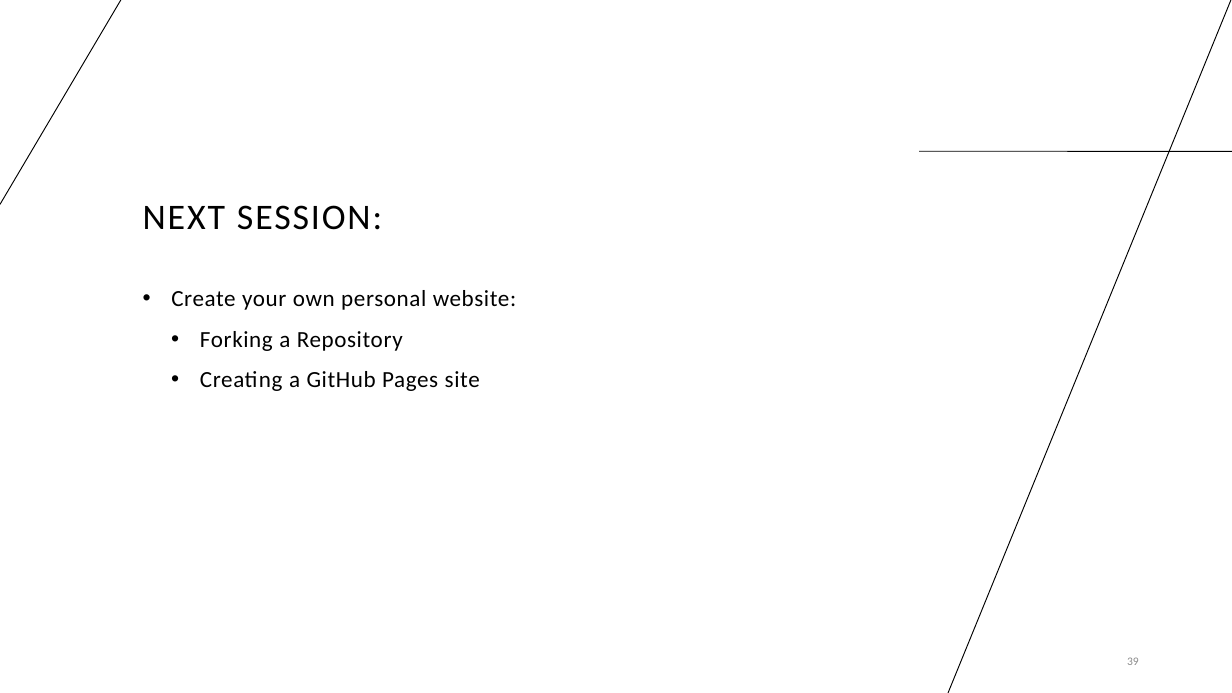
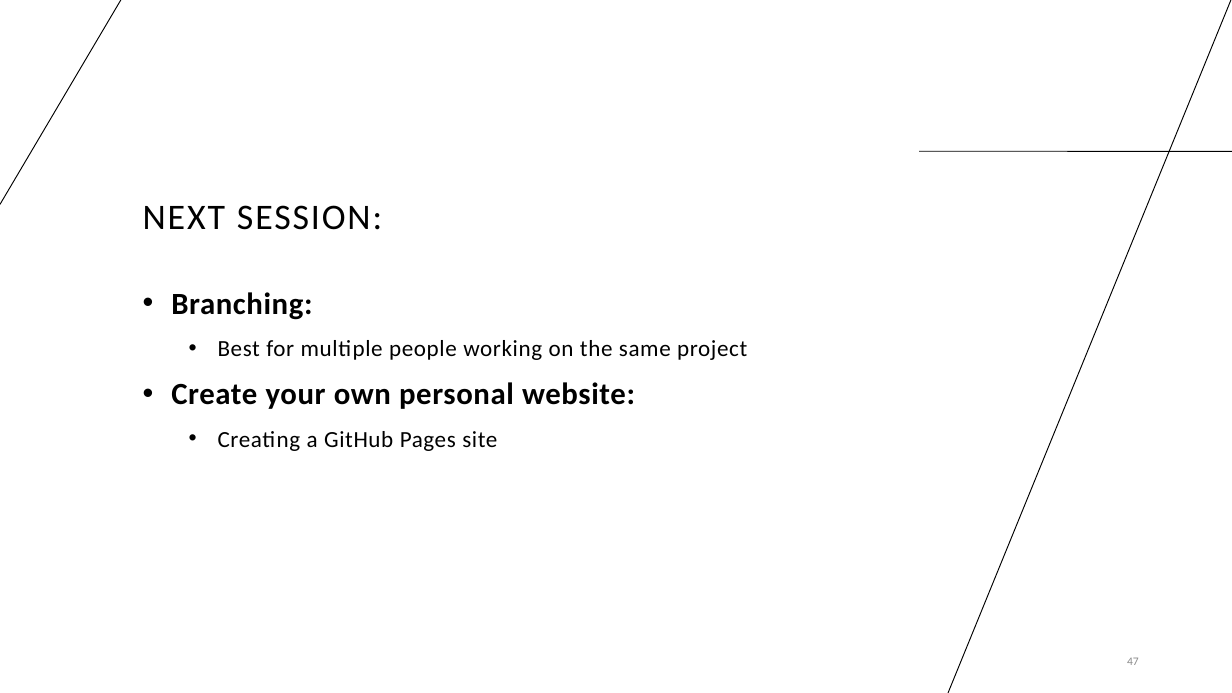
Before and after one commit to cassandra-hui/GitHub-Workshop, a slide deck: slide 47 of Day_1.pptx (slide 39 before the commit). Drawn at 1232x693 pixels with LibreOffice and Linux fonts; fonts in the diff are those of the drawing. Boxes give left, top, right and bottom in pixels: in the first picture for what was removed or moved away, otherwise in the second. Text is boxed around its words. In the diff, an @@ line names an element or a change of style, - is before the commit and + after.

```diff
--- a/Day_1.pptx
+++ b/Day_1.pptx
@@ text at (x1=171, y1=292, x2=747, y2=360): paragraphs added @@
+  • Branching:
+    • Best for multiple people working on the same project
@@ text at (x1=200, y1=331, x2=403, y2=351): paragraph removed @@
-    • Forking a Repository
@@ text at (x1=171, y1=382, x2=635, y2=451): size 18 to 24 pt, bold on in "Create your own personal website:"; indent changed @@
@@ page number at (x1=1127, y1=657, x2=1139, y2=665): text changed @@
-39
+47
```
Also in this commit, not shown: 14 other slides changed, 10 slides added, 2 slides removed, 5 other files.
